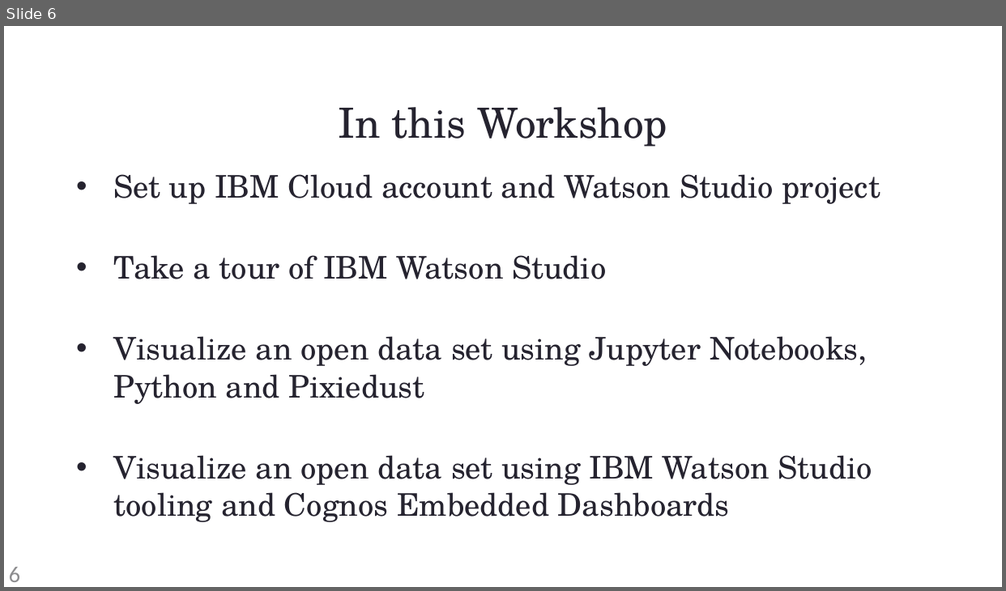
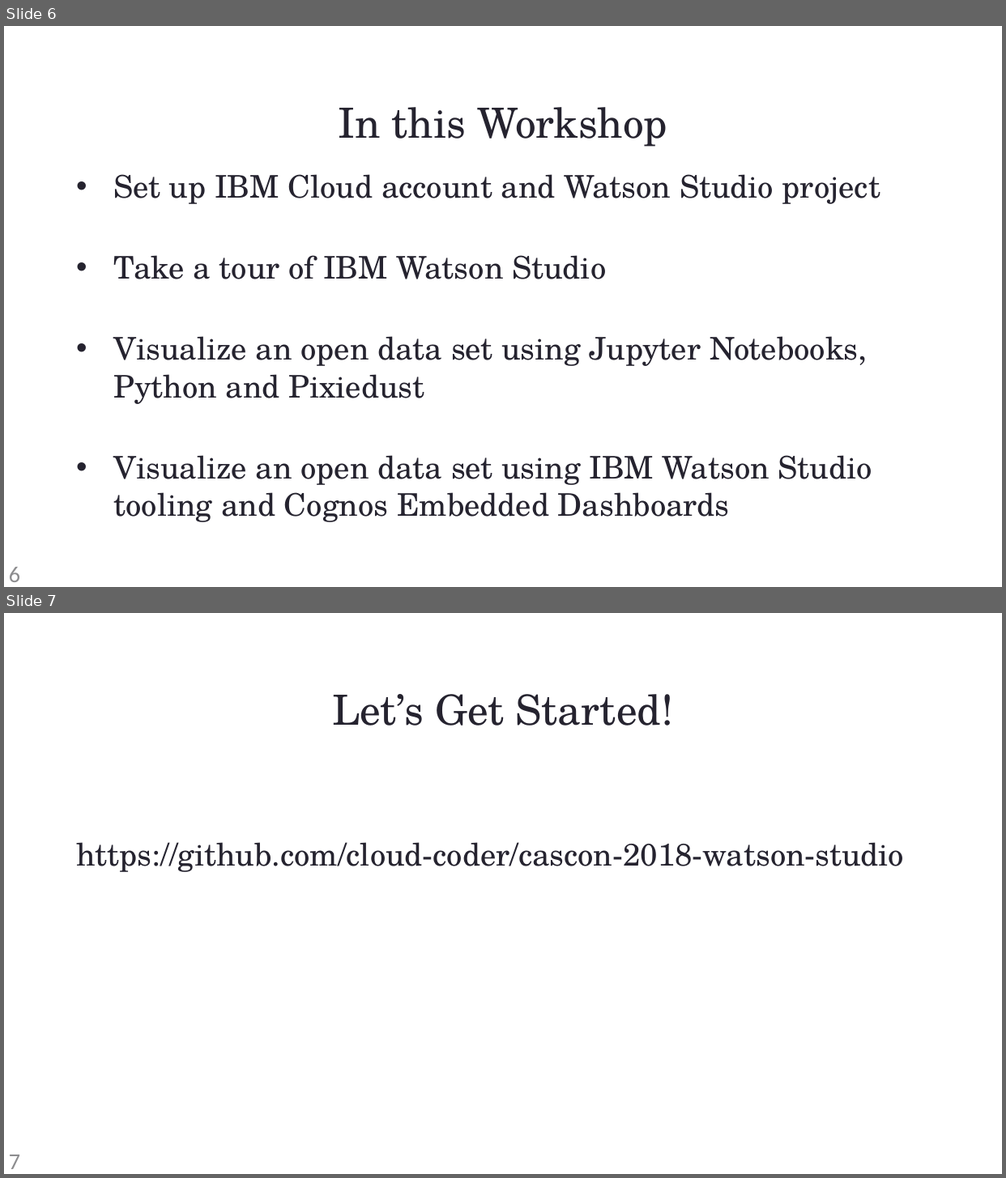
Before and after one commit to cloud-coder/cascon-2018-watson-studio, a slide deck: Cascon_Intro_Presentation.pptx. Shown one above the other, each under a label of ours: slide 6 before the commit, slides 6 and 7 after it. The pictures are 1006x591 and 1006x1178 pixels, drawn with LibreOffice and Linux fonts; fonts in the diff are those of the drawing; background and template pictures are left out. Boxes give left, top, right and bottom in pixels: in the first picture for what was removed or moved away, otherwise in the second. Text is boxed around its words. In the diff, an @@ line names an element or a change of style, - is before the commit and + after.

```diff
--- a/Cascon_Intro_Presentation.pptx
+++ b/Cascon_Intro_Presentation.pptx
@@ slide 7 added at bbox=[4, 613, 1002, 1174], background picture (left out) @@
@@ title added at bbox=[332, 694, 673, 726], 80 pt, text #25232F @@
+Let’s Get Started!
@@ text added at bbox=[76, 842, 904, 872], 60 pt, text #25232F @@
+https://github.com/cloud-coder/cascon-2018-watson-studio
@@ page number added at bbox=[9, 1155, 20, 1169], 44 pt, text #8E8D8F @@
+7
```
Also in this commit, not shown: 1 slide changed.
